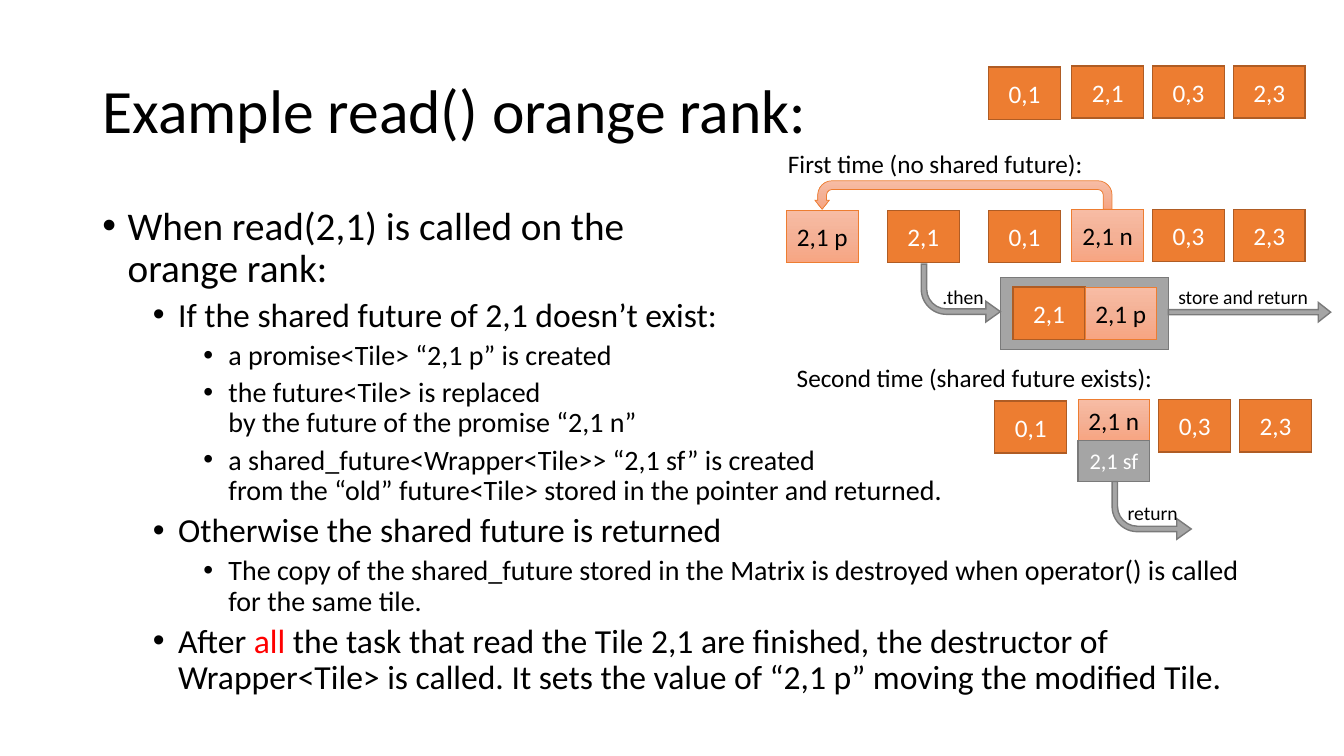
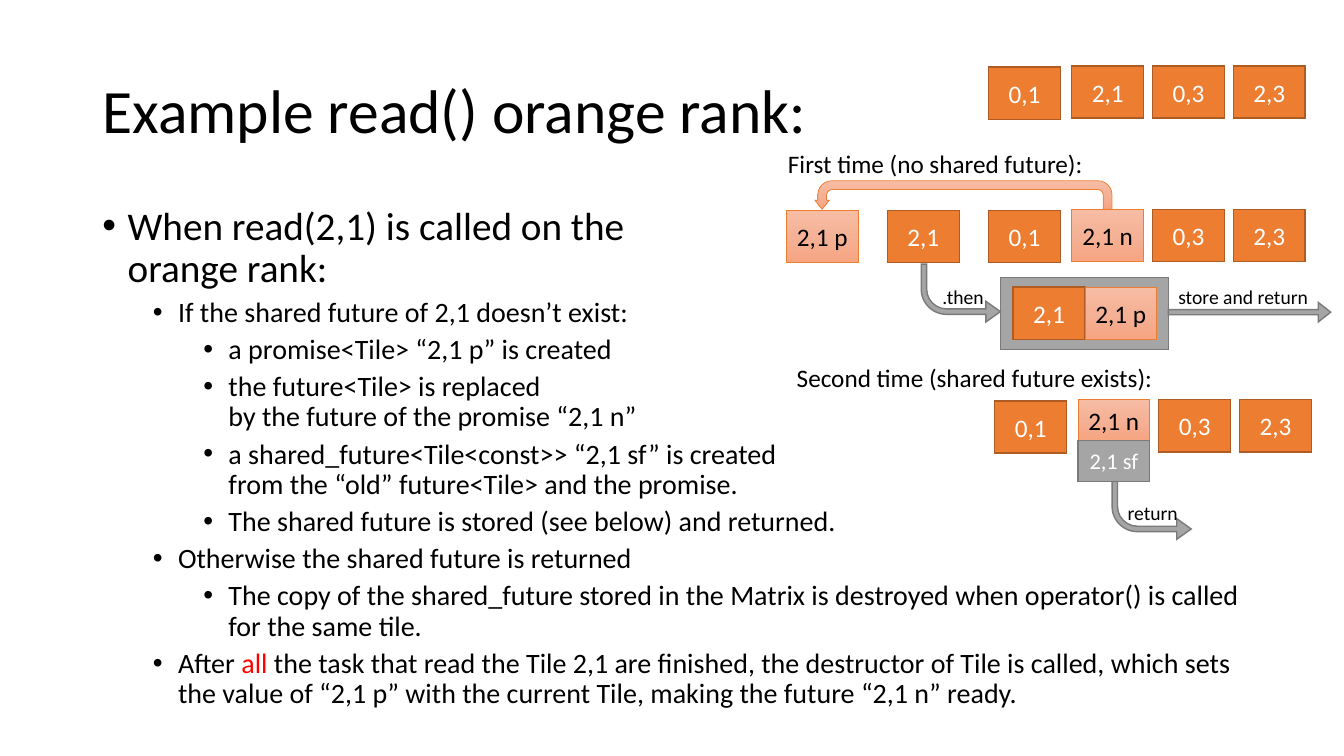
Before and after one commit to eth-cscs/DLA-Future, a slide deck: slide 11 of misc/code.pptx. Drawn at 1344x756 pixels with LibreOffice and Linux fonts; fonts in the diff are those of the drawing. Boxes give left, top, right and bottom in pixels: in the first picture for what was removed or moved away, otherwise in the second. Text is boxed around its words. In the diff, an @@ line names an element or a change of style, - is before the commit and + after.

```diff
--- a/misc/code.pptx
+++ b/misc/code.pptx
@@ text at [178, 302, 631, 569]: size 24 to 20 pt in "If the shared future of 2,1 doesn’t ...", "Otherwise the shared future is returned" @@
@@ text at [228, 444, 836, 535]: text changed @@
-    • a shared_future<Wrapper<Tile>> “2,1 sf” is created
-      from the “old” future<Tile> stored in the pointer and returned.
+    • a shared_future<Tile<const>> “2,1 sf” is created
+      from the “old” future<Tile> and the promise.
+    • The shared future is stored (see below) and returned.
@@ text at [178, 653, 1230, 708]: text changed; size 24 to 20 pt @@
-  • After all the task that read the Tile 2,1 are finished, the destructor of Wrapper<Tile> is called. It sets the value of “2,1 p” moving the modified Tile.
+  • After all the task that read the Tile 2,1 are finished, the destructor of Tile is called, which sets the value of “2,1 p” with the current Tile, making the future “2,1 n” ready.
```
Also in this commit, not shown: 6 other slides changed, 2 other files.
